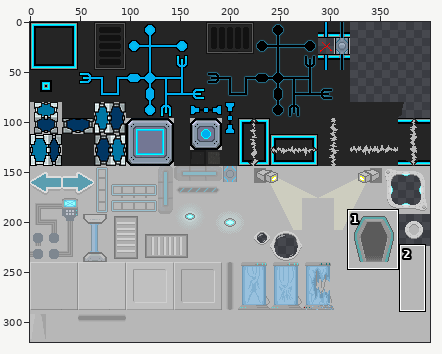
Sprite sheet: res/tileset.png. Above, an overview of the earlier version with the close-up marked.
Close-up. The starting point:
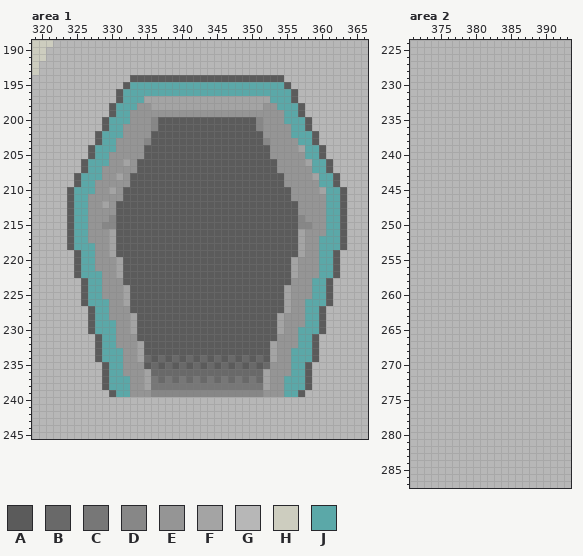
The file is 400x320 pixels. Colours within 5 levels of each other are drawn and written as one. Shown: area 1: x 319..366, y 189..245; area 2: x 371..393, y 224..287.
Palette (. is transparent): A #5b5b5b  B #696969  C #777777  D #878787  E #959595  F #a4a4a4  G #b7b7b7  H #cdcdbf  J #5ba8a8
Now the later version:
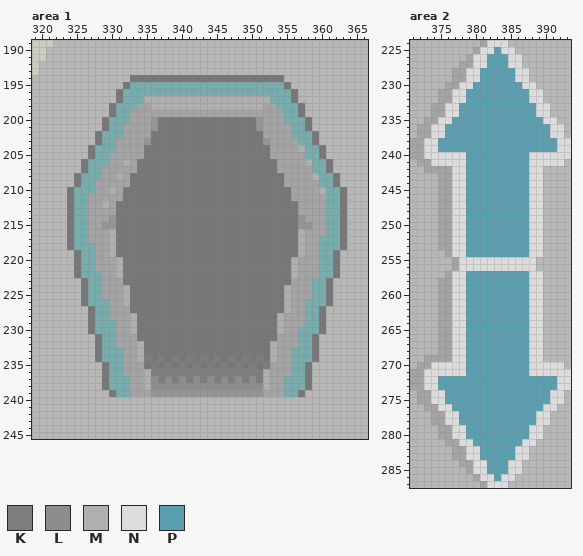
Colours new in this view: K #7d7d7d  L #8d8d8d  M #afafaf  N #dcdcdc  P #5b9eb0
The edit:
colour J: #5ba8a8 -> #77adad
Changed rows in their new state; - is a pixel that keeps its letter.
Area 1:
first column x 324:
194 ---------CCCCCCCCCCCCCCCCCCCCCC---------
195 --------C----------------------C--------
196 -------C------------------------C-------
197 -------C---MMMMMMMMMMMMMMMMMM---C-------
198 ------C---FFMMMMMMMMMMMMMMMMFF---C------
199 ------C--FFFFFFFFFFFFFFFFFFFFFF--C------
200 -----C---FFFECCCCCCCCCCCCCCEFFF---C-----
201 -----C--FFFFECCCCCCCCCCCCCCEFFFF--C-----
202 ----C---FFFFCCCCCCCCCCCCCCCCFFFF---C----
203 ----C--FFFFECCCCCCCCCCCCCCCCEFFFF--C----
204 ---C---FFFFCCCCCCCCCCCCCCCCCCFFFFM--C---
205 ---C--FFFFFCCCCCCCCCCCCCCCCCCFFFFF--C---
206 --C---FFMFCCCCCCCCCCCCCCCCCCCCFFFFM--C--
207 --C--FFFFFCCCCCCCCCCCCCCCCCCCCFFFFF--C--
208 -C---FFMFCCCCCCCCCCCCCCCCCCCCCCFFFFM--C-
209 -C--FFFFFCCCCCCCCCCCCCCCCCCCCCCFFFFF--C-
210 C---FFMFCCCCCCCCCCCCCCCCCCCCCCCCFFFFM--C
211 C--FFFFFCCCCCCCCCCCCCCCCCCCCCCCCFFFFF--C
212 C--FFMFCCCCCCCCCCCCCCCCCCCCCCCCCCFFFF--C
213 C--FFFFCCCCCCCCCCCCCCCCCCCCCCCCCCFFFF--C
214 C--FFFECCCCCCCCCCCCCCCCCCCCCCCCCCEFFF--C
215 C--FFEECCCCCCCCCCCCCCCCCCCCCCCCCCEEFF--C
216 C--FFFMCCCCCCCCCCCCCCCCCCCCCCCCCCMFFF--C
217 C--FFFMCCCCCCCCCCCCCCCCCCCCCCCCCCMFF---C
218 C---FFMCCCCCCCCCCCCCCCCCCCCCCCCCCMFF---C
219 -C--FFMCCCCCCCCCCCCCCCCCCCCCCCCCCMFF--C-
220 -C--FFFMCCCCCCCCCCCCCCCCCCCCCCCCMFFF--C-
221 -C--FFFMCCCCCCCCCCCCCCCCCCCCCCCCMFFF--C-
222 -C---FFMCCCCCCCCCCCCCCCCCCCCCCCCMFFF--C-
223 --C--FFFCCCCCCCCCCCCCCCCCCCCCCCCFFF--C--
224 --C--FFFMCCCCCCCCCCCCCCCCCCCCCCMFFF--C--
225 --C--FFFMCCCCCCCCCCCCCCCCCCCCCCMFFF--C--
226 --C---FFMCCCCCCCCCCCCCCCCCCCCCCMFF---C--
227 ---C--FFFCCCCCCCCCCCCCCCCCCCCCCMFF--C---
228 ---C--FFFMCCCCCCCCCCCCCCCCCCCCMFFF--C---
229 ---C---FFMCCCCCCCCCCCCCCCCCCCCMFFF--C---
230 ---C---FFMCCCCCCCCCCCCCCCCCCCCMFF---C---
231 ----C--FFFCCCCCCCCCCCCCCCCCCCCFFF--C----
232 ----C--FFFMCCCCCCCCCCCCCCCCCCMFFF--C----
233 ----C---FFMCCCCCCCCCCCCCCCCCCMFF---C----
234 ----C---FFMKCKCKCKCKCKCKCKCKCMFF---C----
235 -----C--FFFCKCKCKCKCKCKCKCKCKFFF--C-----
236 -----C--FFFMKKKKKKKKKKKKKKKKMFFF--C-----
237 -----C---FFMLKLKLKLKLKLKLKLKMFF---C-----
238 -----C---FFMLLLLLLLLLLLLLLLLMFF---C-----
239 ------C--FFFEEEEEEEEEEEEEEEEFFF--C------
Area 2:
first column x 371:
224 ----------FNNN---------
225 ---------FNNPNN--------
226 --------FNNPPPNN-------
227 -------FFNNPPPNN-------
228 ------FFNNPPPPPNN------
229 ------FFNNPPPPPNN------
230 -----FFNNPPPPPPPNN-----
231 ----FFNNPPPPPPPPPNN----
232 ----FFNNPPPPPPPPPNN----
233 ---FFNNPPPPPPPPPPPNN---
234 ---FFNNPPPPPPPPPPPNN---
235 --FFNNPPPPPPPPPPPPPNN--
236 -FFNNPPPPPPPPPPPPPPPNN-
237 -FFNNPPPPPPPPPPPPPPPNN-
238 FFNNPPPPPPPPPPPPPPPPPNN
239 FFNNPPPPPPPPPPPPPPPPPNN
240 FFNNNNNNPPPPPPPPPNNNNNN
241 -FFNNNNNPPPPPPPPPNNNNN-
242 --FFFFNNPPPPPPPPPNN----
243 ----FFNNPPPPPPPPPNN----
244 ----FFNNPPPPPPPPPNN----
245 ----FFNNPPPPPPPPPNN----
246 ----FFNNPPPPPPPPPNN----
247 ----FFNNPPPPPPPPPNN----
248 ----FFNNPPPPPPPPPNN----
249 ----FFNNPPPPPPPPPNN----
250 ----FFNNPPPPPPPPPNN----
251 ----FFNNPPPPPPPPPNN----
252 ----FFNNPPPPPPPPPNN----
253 ----FFNNPPPPPPPPPNN----
254 -----FNNPPPPPPPPPNN----
255 ------FNNNNNNNNNNN-----
256 ------FNNNNNNNNNNN-----
257 -----FNNPPPPPPPPPNN----
258 ----FFNNPPPPPPPPPNN----
259 ----FFNNPPPPPPPPPNN----
260 ----FFNNPPPPPPPPPNN----
261 ----FFNNPPPPPPPPPNN----
262 ----FFNNPPPPPPPPPNN----
263 ----FFNNPPPPPPPPPNN----
264 ----FFNNPPPPPPPPPNN----
265 ----FFNNPPPPPPPPPNN----
266 ----FFNNPPPPPPPPPNN----
267 ----FFNNPPPPPPPPPNN----
268 ----FFNNPPPPPPPPPNN----
269 --FFFFNNPPPPPPPPPNN----
270 -FFNNNNNPPPPPPPPPNNNNN-
271 FFNNNNNNPPPPPPPPPNNNNNN
272 FFNNPPPPPPPPPPPPPPPPPNN
273 FFNNPPPPPPPPPPPPPPPPPNN
274 -FFNNPPPPPPPPPPPPPPPNN-
275 -FFNNPPPPPPPPPPPPPPPNN-
276 --FFNNPPPPPPPPPPPPPNN--
277 ---FFNNPPPPPPPPPPPNN---
278 ---FFNNPPPPPPPPPPPNN---
279 ----FFNNPPPPPPPPPNN----
280 ----FFNNPPPPPPPPPNN----
281 -----FFNNPPPPPPPNN-----
282 ------FFNNPPPPPNN------
283 ------FFNNPPPPPNN------
284 -------FFNNPPPNN-------
285 --------FNNPPPNN-------
286 ---------FNNPNN--------
287 ----------FNNN---------
Pixel boxes of the changes (left, top, right, bottom) in both close-ups:
changed: (67, 75, 347, 397)
changed: (410, 40, 571, 488)
